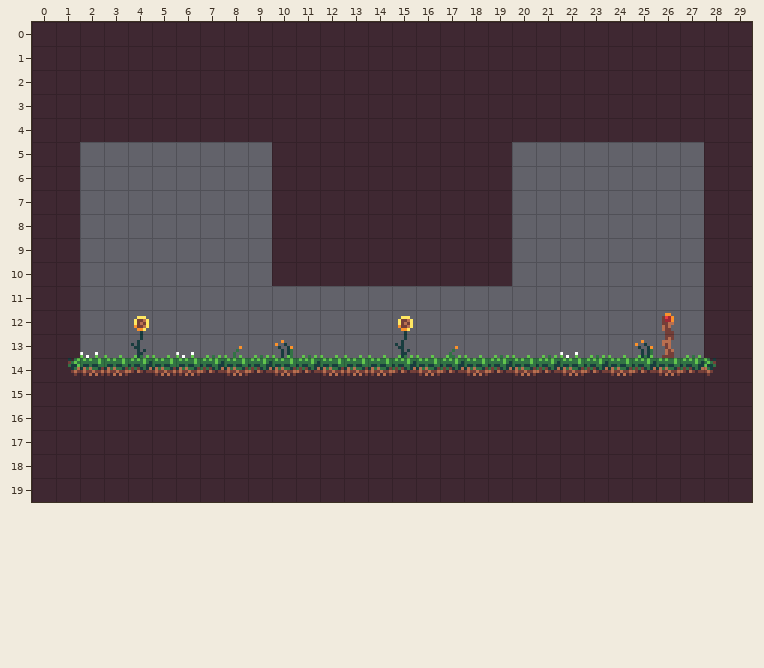
Level history. Tiled map (JSON): map/1-3.json. The picture above was drawn from the file before the commit.
Cells are 8x8 px. Shown: x 0..29, y 0..19.
Now the later version:
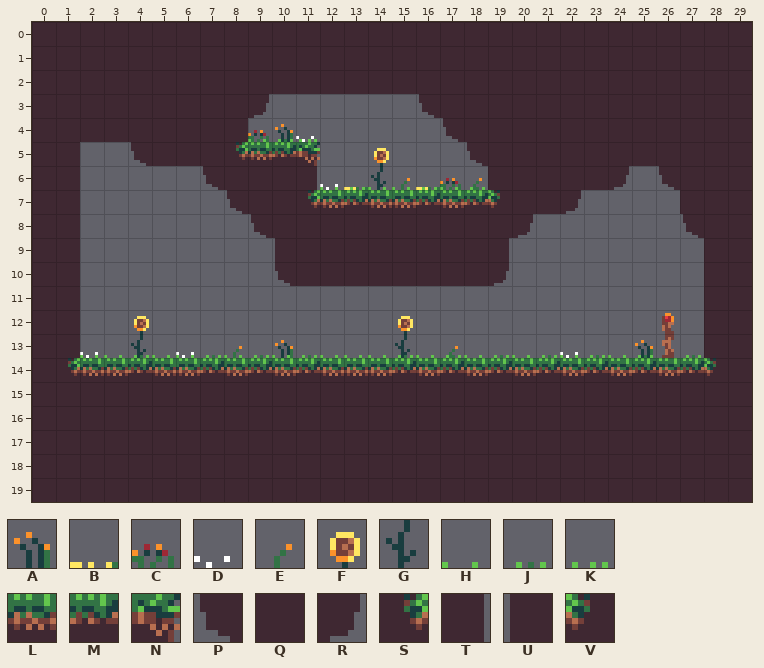
Key: from "joined_together_in_a_tilemap-S": A 86, B 89, C 90, D 91, E 113, F 117, G 145, H 171, J 172, K 175, L 199 "Collision", M 200 "Collision", N 203 "Collision", P 226 "Collision", Q 228 "Collision", R 231 "Collision", S 309 "Collision", T 317 "Collision", U 318 "Collision", V 355 "Collision".
_ is an empty cell.
What changed:
Layer "Background":
y 4: x 9..11 ___ -> CAD
y 5: x 14 _ -> F
y 6: x 12..18 _______ -> DBGEBCE
Layer "World":
y 3: x 9..16 QQQQQQQQ -> R______P
y 4: x 9..17 QQQQQQQQQ -> HJK_____P
y 5: x 4..18 ______QQQQQQQQQ -> PQQQSLMN______P; x 20..27 ________ -> QQQQQQQQ
y 6: x 7..9 ___ -> PQQ; x 11..18 QQQQQQQQ -> THJHHJHJ; x 20..24 _____ -> QQQQR; x 26..27 __ -> PQ
y 7: x 8..9 __ -> PQ; x 11..22 QQQQQQQQQ___ -> SLMLLMLMVQQR; x 27 _ -> Q
y 8: x 9 _ -> P; x 20 _ -> R; x 27 _ -> P
y 9: x 10 Q -> U; x 19 Q -> T
y 10: x 10 Q -> P; x 19 Q -> R
